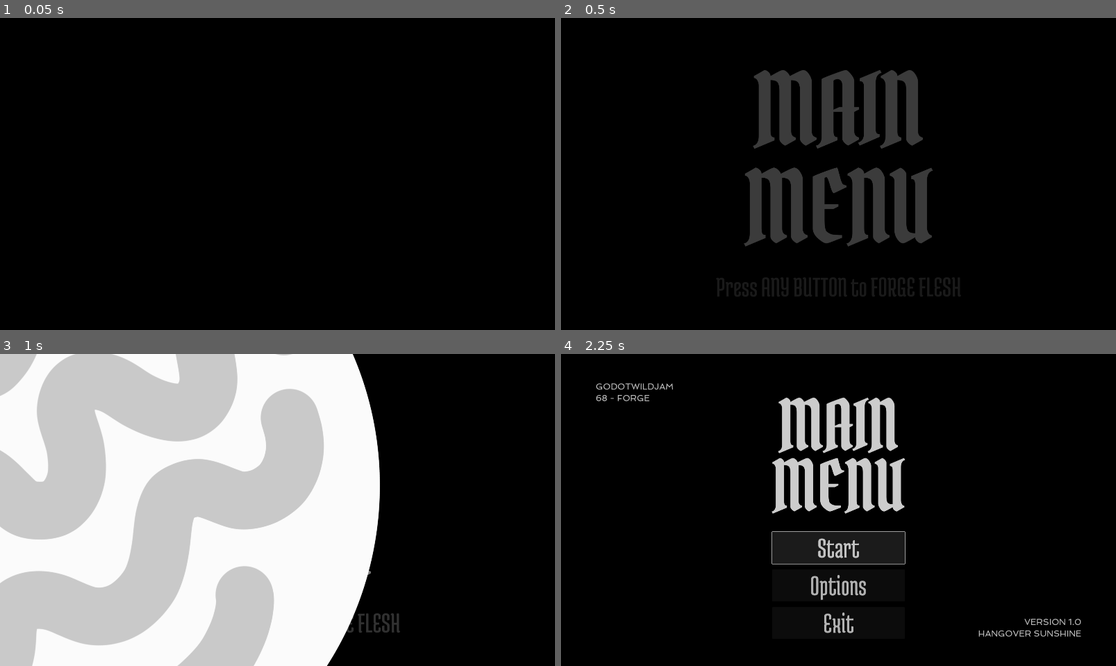
Above: before the commit, frames 1-4 (two rows, left to right).
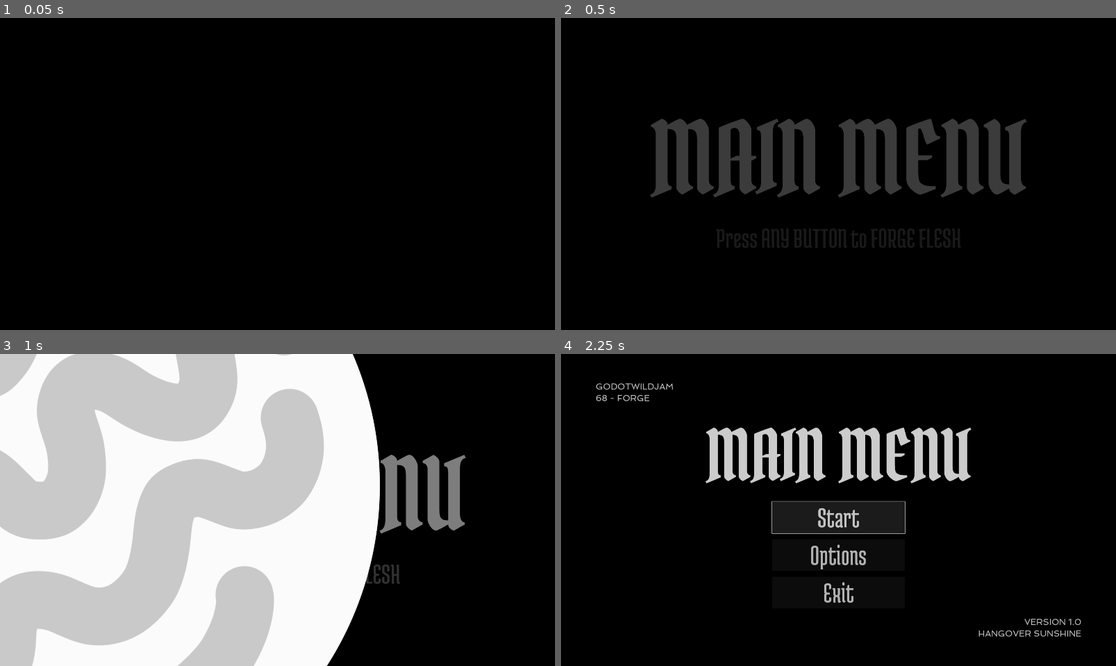
Above: after the commit, the same moments.

Repository: Hangover-Sunshine/KATAMARI-MEATBALL
Game: Godot game, scene res://scenes/MainScene.tscn
The game is run twice, just before and just after one commit, with the same random seed, the same clock (stepped at 60 frames per second) and the same inputs. The engine's default icon, where the game draws it, is replaced by a stand-in: a white triangle on a blue panel in a dark square.
Inputs (mouse positions are in pixels of both pictures, inside the frame that each line leads up to):
- Up to frame 1 (0.05 s): no input
- Up to frame 2 (0.5 s): no input
- Up to frame 3 (1 s): tap Enter at 0.5 s; move the mouse to (399, 494) at 0.52 s; hold D (WalkRight) from 0.53 s (still down); click (399, 494) at 0.67 s
- Up to frame 4 (2.25 s): tap Enter at 1.25 s; move the mouse to (727, 525) at 1.27 s; release D (WalkRight) at 1.28 s; hold S (WalkDown) 1.28-2 s; click "Start" at 2 s

Frame 1 is identical in both runs. In frame 2, 16% of the frame differs, in the area x 16-84%, y 16-90%; in frame 3, 2.6%; in frame 4, 11%.

Commit message:
fixed the hub screen's oversize issue, main menu won't bleed out of the screen either, dev notes are kinda wonky

Diff:
--- a/scenes/Menus/Main_Menu.tscn
+++ b/scenes/Menus/Main_Menu.tscn
@@ -33,20 +33,25 @@
 
 [node name="GWJ68" type="Label" parent="MarginContainer/MainMenu"]
 layout_mode = 2
-offset_right = 1680.0
-offset_bottom = 77.0
+anchor_right = 1.0
+anchor_bottom = 0.0863229
+grow_horizontal = 2
+grow_vertical = 2
 size_flags_vertical = 0
 theme_override_fonts/font = ExtResource("3_rsijs")
 theme_override_font_sizes/font_size = 30
 text = "GODOTWILDJAM
 68 - FORGE"
 vertical_alignment = 2
+metadata/_edit_use_anchors_ = true
 
 [node name="DeveloperInfo" type="Label" parent="MarginContainer/MainMenu"]
 layout_mode = 2
-offset_top = 815.0
-offset_right = 1680.0
-offset_bottom = 892.0
+anchor_top = 0.913677
+anchor_right = 1.0
+anchor_bottom = 1.0
+grow_horizontal = 0
+grow_vertical = 0
 size_flags_vertical = 8
 theme_override_fonts/font = ExtResource("3_rsijs")
 theme_override_font_sizes/font_size = 30
@@ -54,6 +59,7 @@
 HANGOVER SUNSHINE"
 horizontal_alignment = 2
 vertical_alignment = 2
+metadata/_edit_use_anchors_ = true
 
 [node name="MM_VBoxContainer" type="VBoxContainer" parent="MarginContainer/MainMenu"]
 layout_mode = 2
@@ -66,8 +72,7 @@
 theme_override_constants/line_spacing = -100
 theme_override_fonts/font = ExtResource("1_w3d6x")
 theme_override_font_sizes/font_size = 240
-text = "MAIN
-MENU"
+text = "MAIN MENU"
 horizontal_alignment = 1
 
 [node name="MM_HBoxContainer" type="HBoxContainer" parent="MarginContainer/MainMenu/MM_VBoxContainer"]
--- a/scenes/Menus/Splash_Menu.tscn
+++ b/scenes/Menus/Splash_Menu.tscn
@@ -43,7 +43,7 @@
 "RESET": SubResource("Animation_e25rl")
 }
 
-[node name="SplashMenu" type="Control"]
+[node name="SplashMenu2" type="Control"]
 layout_mode = 3
 anchors_preset = 15
 anchor_right = 1.0
@@ -80,8 +80,7 @@
 theme_override_constants/line_spacing = -100
 theme_override_fonts/font = ExtResource("3_yyuw1")
 theme_override_font_sizes/font_size = 340
-text = "MAIN
-MENU"
+text = "MAIN MENU"
 horizontal_alignment = 1
 
 [node name="SM_Title2" type="Label" parent="MarginContainer/SplashMenu/SM_VBoxContainer"]
--- a/scenes/menus/Hub_Menu.tscn
+++ b/scenes/menus/Hub_Menu.tscn
@@ -371,10 +371,12 @@
 [node name="MainMenu" parent="." instance=ExtResource("1_nfybi")]
 visible = false
 layout_mode = 1
+metadata/_edit_use_anchors_ = true
 
 [node name="OptionsMenu" parent="." instance=ExtResource("2_t1vus")]
 visible = false
 layout_mode = 1
+metadata/_edit_use_anchors_ = true
 
 [node name="PageTransition_Animation" type="AnimationPlayer" parent="."]
 libraries = {
